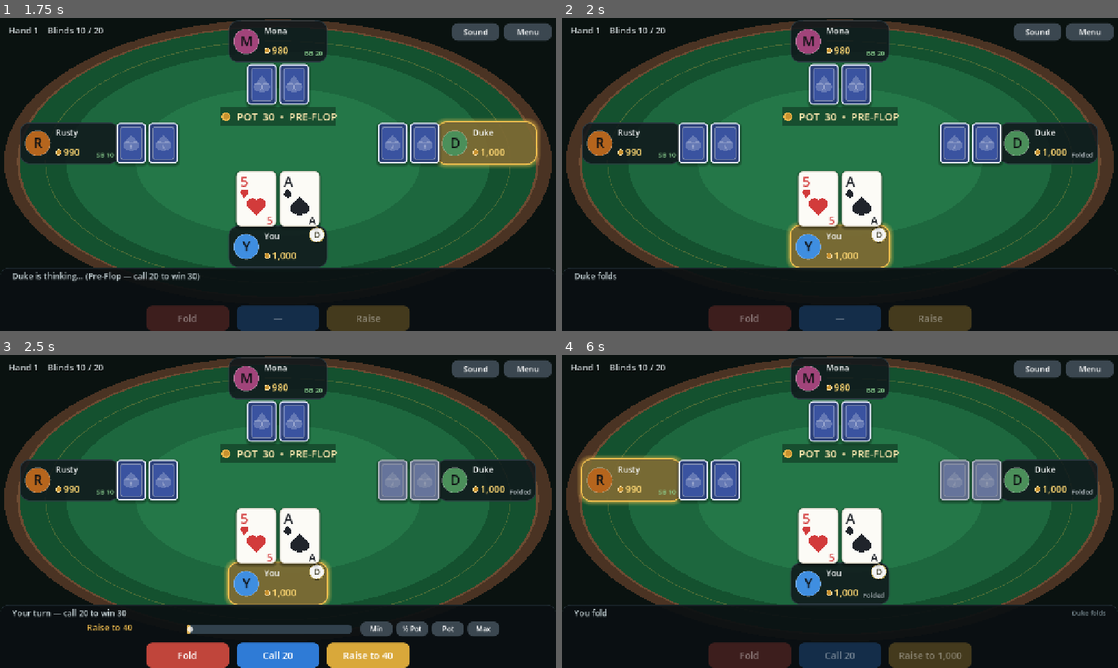
Above: before the commit, frames 1-4 (two rows, left to right).
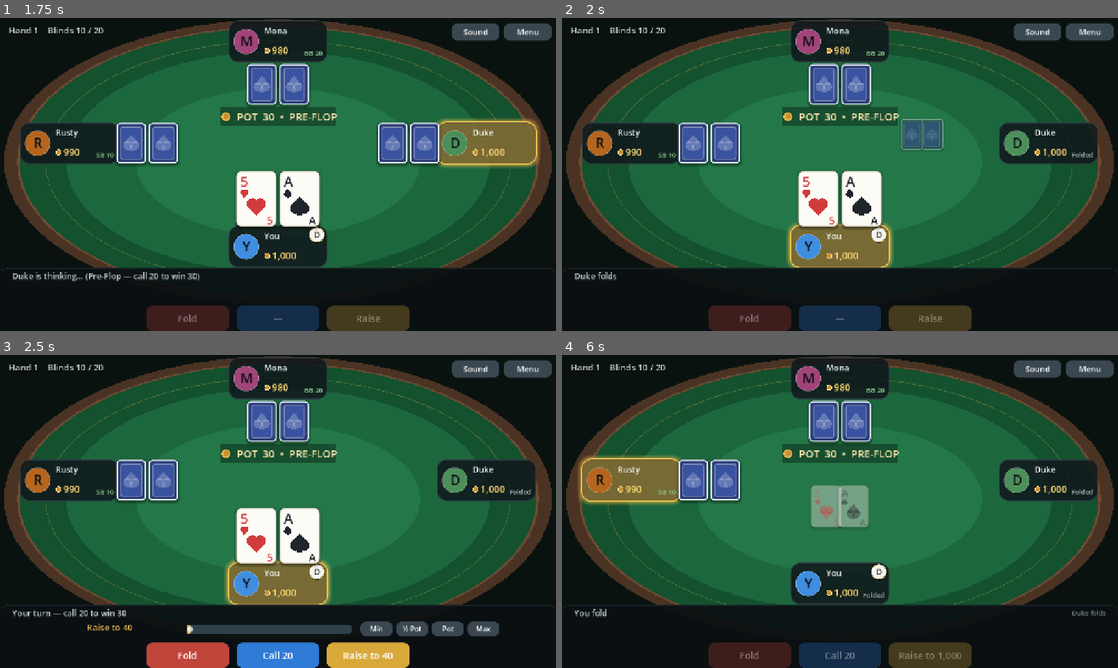
Above: after the commit, the same moments.

Repository: steve-hewitt/holdem-holdup
Game: Godot game, scene res://scenes/main.tscn
Same seed, same stepped clock (60 frames per second), same inputs: the game is played once before the commit and once after it.
Inputs (mouse positions are in pixels of both pictures, inside the frame that each line leads up to):
- Up to frame 1 (1.75 s): click "DEAL ME IN" at 0.5 s; tap Enter at 1.25 s; move the mouse to (400, 158) at 1.27 s; hold Up from 1.28 s (still down); hold Shift from 1.28 s (still down); click (400, 158) at 1.42 s; tap Space at 1.52 s
- Up to frame 2 (2 s): keep holding Up; keep holding Shift; tap Space at 1.82 s
- Up to frame 3 (2.5 s): release Up at 2 s; release Shift at 2 s; drag from (166, 527) to (250, 574) at 2.02 s
- Up to frame 4 (6 s): click "Min" at 2.75 s; click "½ Pot" at 3.5 s; click "Pot" at 4.25 s; click "Max" at 5 s; click "Fold" at 5.75 s

Frame 1 is identical in both runs. In frame 2, 2.2% of the frame differs, in the area x 61-80%, y 32-48%; in frame 3, 1.6%; in frame 4, 5.0%, in the area x 42-80%, y 33-68%.

Commit message:
Table all-in hands when any caller shoves; discard folded hands to the dealer

Diff:
--- a/scripts/core/poker_game.gd
+++ b/scripts/core/poker_game.gd
@@ -387,17 +387,22 @@
 	_do_showdown()
 
 
-## Player ids whose hole cards must be flipped now: every contender is
-## all-in and the board is incomplete. Empty when normal covering applies
-## (someone can still bet, or the board is already out).
+## Player ids whose hole cards must be flipped now: betting is closed (this is
+## only reached once no further decisions remain) and at least one contender
+## is all-in, so every live hand is tabled while the board runs out. A caller
+## with chips behind still shows, matching the casino rule. Empty when the
+## board is already complete or nobody committed their stack.
 func _exposed_all_in_ids() -> Array:
 	if community.size() >= 5:
 		return []
 	var ids: Array = []
+	var any_all_in := false
 	for p in _contenders():
-		if not p.all_in:
-			return []
+		if p.all_in:
+			any_all_in = true
 		ids.append(p.id)
+	if not any_all_in:
+		return []
 	return ids if ids.size() > 1 else []
 
 
--- a/scripts/ui/card_view.gd
+++ b/scripts/ui/card_view.gd
@@ -7,9 +7,6 @@
 var face_up: bool = false
 var highlighted: bool = false
 var accent: Color = Color("#e8b64c")
-## Opaque fade (e.g. folded hands). Implemented as muted palette colors
-## rather than modulate alpha so overlapping shapes never double-darken.
-var dimmed: bool = false
 
 const FACE_BG := Color("#fcfbf6")
 const FACE_BORDER := Color("#d9d4c6")
@@ -17,8 +14,6 @@
 const BACK_BORDER := Color("#e9edff")
 const BACK_INNER_BG := Color("#3a53a0")
 const BACK_INNER_BORDER := Color(1, 1, 1, 0.35)
-const DIM_MIX := Color("#8a8f96")
-const DIM_AMOUNT := 0.55
 
 var _face_style: StyleBoxFlat
 var _back_style: StyleBoxFlat
@@ -67,29 +62,6 @@
 	queue_redraw()
 
 
-func set_dimmed(value: bool) -> void:
-	if dimmed == value:
-		return
-	dimmed = value
-	_face_style.bg_color = _tone(FACE_BG)
-	_face_style.border_color = _tone(FACE_BORDER)
-	_back_style.bg_color = _tone(BACK_BG)
-	_back_style.border_color = _tone(BACK_BORDER)
-	_back_inner.bg_color = _tone(BACK_INNER_BG)
-	_back_inner.border_color = _tone(BACK_INNER_BORDER)
-	queue_redraw()
-
-
-## Push a color toward neutral gray (keeping its alpha) for the dimmed
-## palette. Fully opaque, so overlaps stay clean.
-func _tone(c: Color) -> Color:
-	if not dimmed:
-		return c
-	var m := c.lerp(DIM_MIX, DIM_AMOUNT)
-	m.a = c.a
-	return m
-
-
 func _notification(what: int) -> void:
 	if what == NOTIFICATION_RESIZED:
 		queue_redraw()
@@ -123,7 +95,7 @@
 
 
 func _draw_face(rect: Rect2) -> void:
-	var color := _tone(card.color())
+	var color := card.color()
 	var font := get_theme_default_font()
 	var rank_size := int(size.y * 0.26)
 	var corner_suit_r := size.y * 0.075
@@ -148,7 +120,7 @@
 func _draw_back(rect: Rect2) -> void:
 	var inset := rect.grow(-size.x * 0.13)
 	draw_style_box(_back_inner, inset)
-	_draw_suit(rect.get_center(), size.y * 0.20, Card.SUIT_SPADES, _tone(Color(1, 1, 1, 0.22)))
+	_draw_suit(rect.get_center(), size.y * 0.20, Card.SUIT_SPADES, Color(1, 1, 1, 0.22))
 
 
 func _draw_suit(center: Vector2, r: float, suit: int, color: Color) -> void:
--- a/scripts/ui/table_view.gd
+++ b/scripts/ui/table_view.gd
@@ -58,6 +58,7 @@
 	"action_check": 0.22,
 	"action_call": 0.32,
 	"action_raise": 0.48,
+	"fold_discard": 0.30,
 	"all_in_bonus": 0.30,
 	"street_settle": 0.40,
 	"refund": 0.32,
@@ -385,10 +386,10 @@
 		_seat_views[i].bind(p)
 		_seat_views[i].set_turn(i == game.to_act and not game.hand_over)
 		_seat_views[i].set_dealer(i == game.button)
-		# Hole cards
+		# Hole cards. A folded hand is thrown in, so it leaves the felt.
 		for k in range(_hole_views[i].size()):
 			var cv: CardView = _hole_views[i][k]
-			if k < p.hole.size() and not p.out:
+			if k < p.hole.size() and not p.out and not p.folded:
 				cv.visible = true
 				cv.set_card(p.hole[k], p.is_human or _revealed(p))
 				cv.position = _hole_slots[i][k] - cv.size * 0.5
@@ -397,7 +398,6 @@
 					cv.set_meta("base_pos", cv.position)
 					cv.position = cv.position + Vector2(0, -lift)
 				cv.modulate = Color.WHITE
-				cv.set_dimmed(p.folded)
 			else:
 				cv.visible = false
 	# Community
@@ -552,6 +552,8 @@
 		for cv in _hole_views[i]:
 			cv.visible = false
 			cv.set_highlight(false)
+			cv.modulate = Color.WHITE
+			cv.scale = Vector2.ONE
 	for cv in _community_views:
 		cv.visible = false
 		cv.set_highlight(false)
@@ -635,6 +637,8 @@
 					dwell += _pace("all_in_bonus", 0.30)
 				_sync_seats()
 				set_status(_action_message(ev))
+				if act == "fold":
+					await _discard_hole_cards(int(ev["player"]))
 				await get_tree().create_timer(dwell, false).timeout
 			"street":
 				var runout := bool(ev.get("runout", false))
@@ -763,8 +767,42 @@
 				if cvf.face_up and PokerGame.card_matches(cvf.card, p.hole[k]):
 					continue
 				await animate_flip(cvf, p.hole[k])
-		set_status("%s is all-in — no more bets" % p.display_name, false)
+		if p.all_in:
+			set_status("%s is all-in — no more bets" % p.display_name, false)
+		else:
+			set_status("%s calls the all-in — no more bets" % p.display_name, false)
 		await get_tree().create_timer(_pace("all_in_flip", 0.35), false).timeout
+
+
+## Throw a folded hand to the dealer: the cards slide to the deck, shrink and
+## fade out, then vanish. Real poker never leaves a folded hand on the felt.
+func _discard_hole_cards(pid: int) -> void:
+	if not _hole_views.has(pid):
+		return
+	var cards: Array = _hole_views[pid]
+	var any := false
+	for cv in cards:
+		if cv.visible:
+			any = true
+			break
+	if not any:
+		return
+	var dur := _pace("fold_discard", 0.30)
+	var target := DECK_ORIGIN * size
+	for cv in cards:
+		if not cv.visible:
+			continue
+		var t := create_tween()
+		t.set_parallel(true)
+		t.tween_property(cv, "position", target - cv.size * 0.5, dur).set_trans(Tween.TRANS_QUAD).set_ease(Tween.EASE_IN)
+		t.tween_property(cv, "modulate:a", 0.0, dur)
+		t.tween_property(cv, "scale", Vector2(0.6, 0.6), dur)
+	await get_tree().create_timer(dur, false).timeout
+	for cv in cards:
+		cv.visible = false
+		cv.modulate = Color.WHITE
+		cv.scale = Vector2.ONE
+		cv.set_highlight(false)
 
 
 func _update_hud() -> void:
@@ -1101,7 +1139,6 @@
 	cv.position = DECK_ORIGIN * size - cv.size * 0.5
 	cv.scale = Vector2(0.3, 0.3)
 	cv.modulate = Color.WHITE
-	cv.set_dimmed(false)
 	cv.set_card(card, game.players[pid].is_human)
 	SoundBank.play("deal", randf_range(0.92, 1.08))
 	var t := create_tween()
--- a/test/test_exposure_ui.gd
+++ b/test/test_exposure_ui.gd
@@ -80,18 +80,32 @@
 	assert_true(cv.face_up, "runout river arrives face-up")
 
 
-func test_folded_cards_dim_opaque() -> void:
+func test_folded_cards_leave_the_felt() -> void:
 	var table := _make_table()
 	var game := _make_exposed_game()
 	game.players[2].hole = [Card.new(9, 0), Card.new(9, 1)]
 	table.set_game(game)
 	table.refresh_all()
-	var folded_cv: CardView = table._hole_views[2][0]
-	assert_true(folded_cv.dimmed, "folded hole reads dimmed")
-	assert_eq(folded_cv.modulate, Color.WHITE, "dim is opaque, never alpha")
+	for k in range(2):
+		var folded_cv: CardView = table._hole_views[2][k]
+		assert_false(folded_cv.visible, "folded hole %d is not shown" % k)
 	var live_cv: CardView = table._hole_views[0][0]
-	assert_false(live_cv.dimmed)
-	assert_eq(live_cv.modulate, Color.WHITE)
+	assert_true(live_cv.visible, "a live hand stays on the felt")
+
+
+func test_discard_animation_hides_folded_hand() -> void:
+	var table := _make_table()
+	var game := _make_exposed_game()
+	game.players[2].folded = false
+	game.players[2].hole = [Card.new(9, 0), Card.new(9, 1)]
+	table.set_game(game)
+	table.refresh_all()
+	var cv: CardView = table._hole_views[2][0]
+	assert_true(cv.visible, "hand starts on the felt")
+	await table._discard_hole_cards(2)
+	assert_false(cv.visible, "discarded hand leaves the felt")
+	assert_eq(cv.modulate, Color.WHITE, "fade is reset for the next hand")
+	assert_eq(cv.scale, Vector2.ONE, "scale is reset for the next hand")
 
 
 func test_recap_rows_show_bare_numbers() -> void:
--- a/test/test_showdown_reveal.gd
+++ b/test/test_showdown_reveal.gd
@@ -218,7 +218,7 @@
 		"river all-ins go straight to the ordered reveal")
 
 
-func test_no_exposure_when_one_player_live() -> void:
+func test_exposure_when_all_in_called_by_live_player() -> void:
 	var game := _make_game(2, 6, 500)
 	game.start_hand()
 	game.events.clear()
@@ -235,10 +235,23 @@
 	game.players[1].hole = [Card.new(2, 0), Card.new(7, 1)]
 	game.button = 0
 	game._run_out_and_showdown()
-	assert_true(game.exposed_ids.is_empty(), "a live player keeps cards covered")
+	assert_eq(game.exposed_ids, [0, 1],
+		"an all-in call tables both hands even when the caller has chips behind")
 	for ev in game.events:
 		if ev.get("type", "") == "street":
-			assert_false(bool(ev.get("runout", false)))
+			assert_true(bool(ev.get("runout", false)))
+
+
+func test_all_in_called_by_covered_player_exposes_through_play() -> void:
+	var game := _make_game(2, 99, 500)
+	game.players[1].chips = 1000
+	game.start_hand()
+	game.apply("raise", 500)
+	var last: Array = game.apply("call")
+	assert_true(game.hand_over)
+	assert_true(_all_in_types(last).has("all_in_showdown"),
+		"a covered caller tables both hands before the runout")
+	assert_eq(game.exposed_ids, [0, 1])
 
 
 func test_exposed_hands_stay_revealed_in_muck_mode() -> void:
